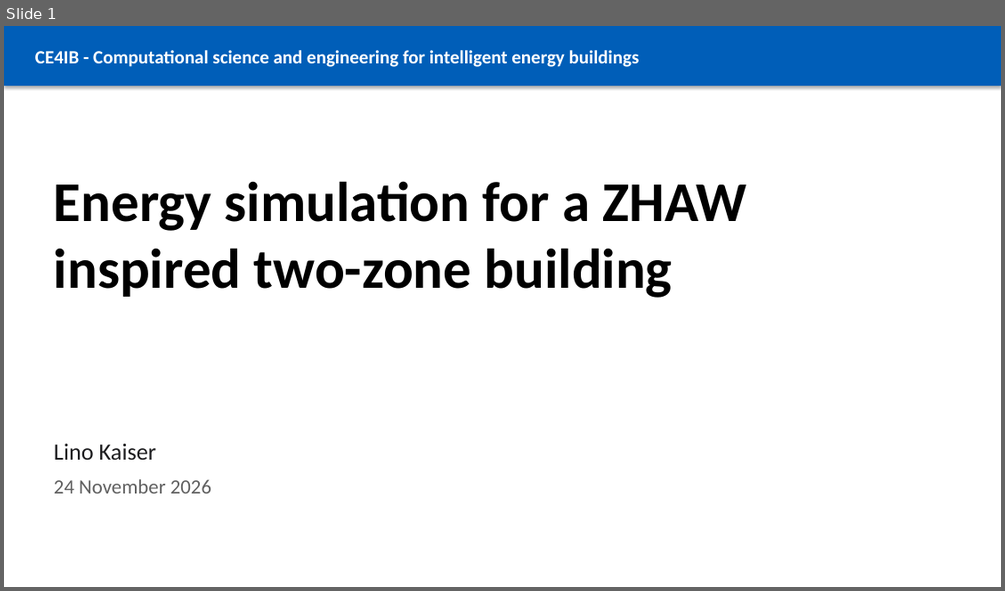
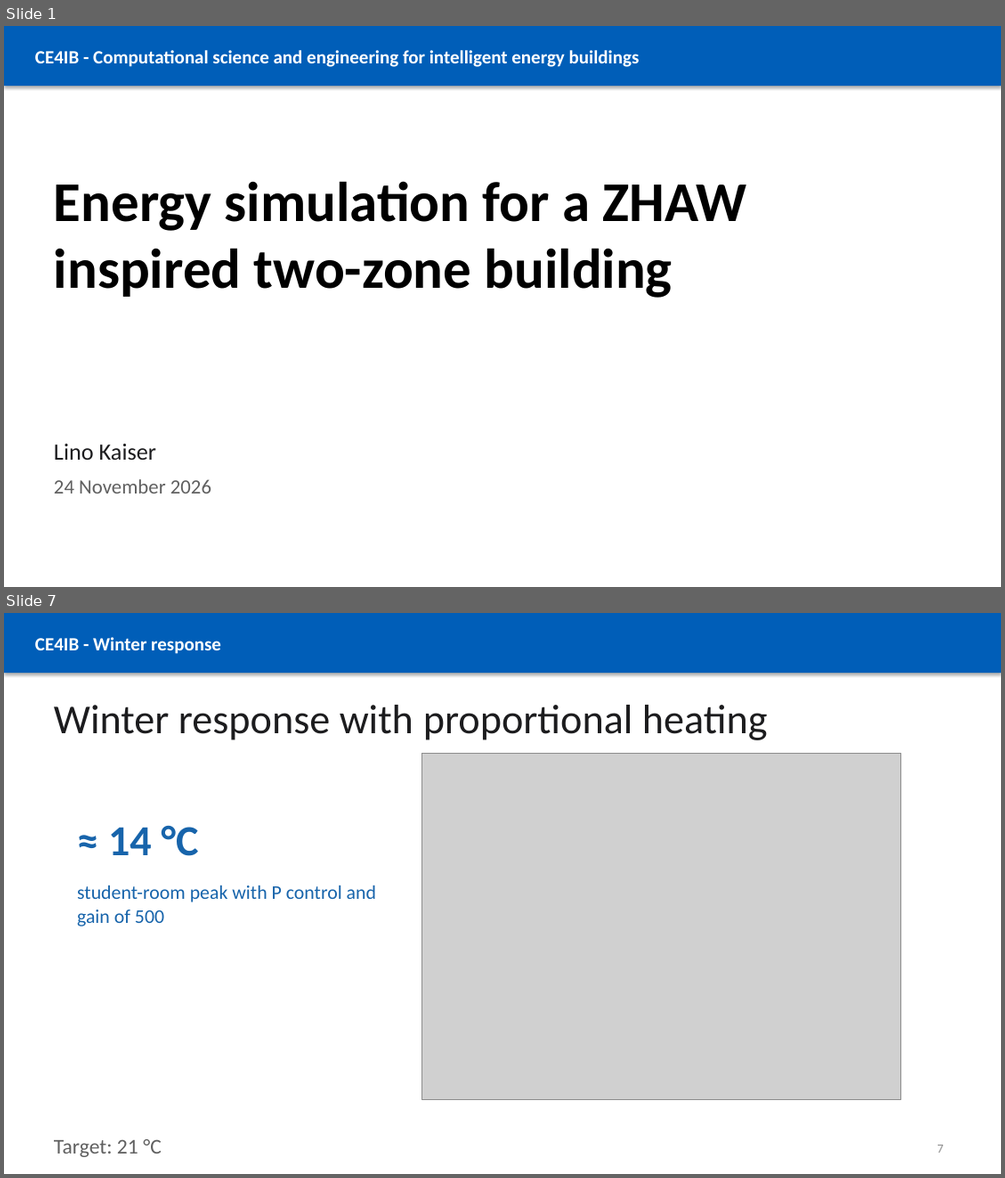
Before and after one commit to linokaiser/CE4IB, a slide deck: presentations/CE4IB_Building_Energy_Simulation.pptx. Shown one above the other, each under a label of ours: slide 1 before the commit, slides 1 and 7 after it; the slides between them are not shown. The pictures are 1005x591 and 1005x1178 pixels, drawn with LibreOffice and Linux fonts; fonts in the diff are those of the drawing; grey boxes stand for pictures. Boxes give left, top, right and bottom in pixels: in the first picture for what was removed or moved away, otherwise in the second. Text is boxed around its words. In the diff, an @@ line names an element or a change of style, - is before the commit and + after.

Commit message:
added p controller, updated präsi

```diff
--- a/presentations/CE4IB_Building_Energy_Simulation.pptx
+++ b/presentations/CE4IB_Building_Energy_Simulation.pptx
@@ slide 7 added at (4, 613, 1001, 1174), background #FFFFFF @@
@@ rectangle added at (4, 613, 1001, 673), fill #005EB8 @@
@@ text added at (35, 637, 221, 654), 18 pt, text #FFFFFF, bold @@
+CE4IB - Winter response
@@ title added at (54, 705, 768, 740), 39.6 pt, text #1C1C1E @@
+Winter response with proportional heating
@@ picture added at (422, 754, 901, 1099) @@
@@ text added at (108, 825, 199, 856), 41.2 pt, text #1764AB, bold @@
+≈ 14 °C
@@ text added at (77, 885, 376, 926), 18.8 pt, text #1764AB @@
+student-room peak with P control and gain of 500
@@ text added at (54, 1139, 162, 1157), 20.2 pt, text #606060 @@
+Target: 21 °C
@@ page number added at (937, 1144, 943, 1152), 12 pt, text #8B8B8B @@
+7
```
Also in this commit, not shown: 4 slides changed, 2 other slides added, 5 slides removed, 5 other files.
